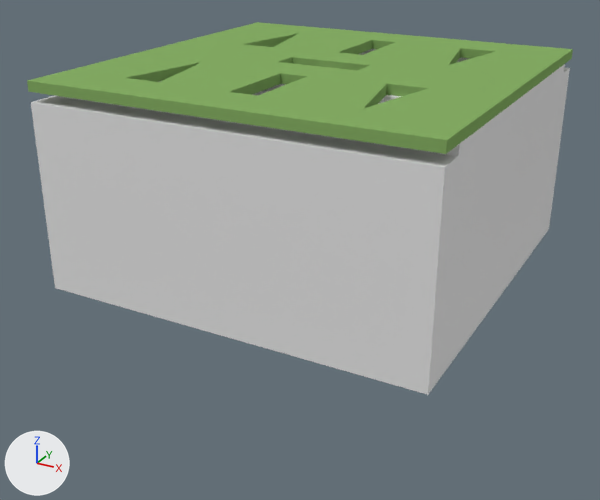
The Blender file domino-modul.blend, before and after one commit.
One viewpoint serves both versions: a camera (50 mm lens) standing at (38.1, -74.2, 17.3) and looking at (-1.2, -2.7, -18.5). Every picture has the same lights, and +X, +Y and +Z are marked at lower left.

Names of what the first picture shows: 'domino-tile', 'main'.
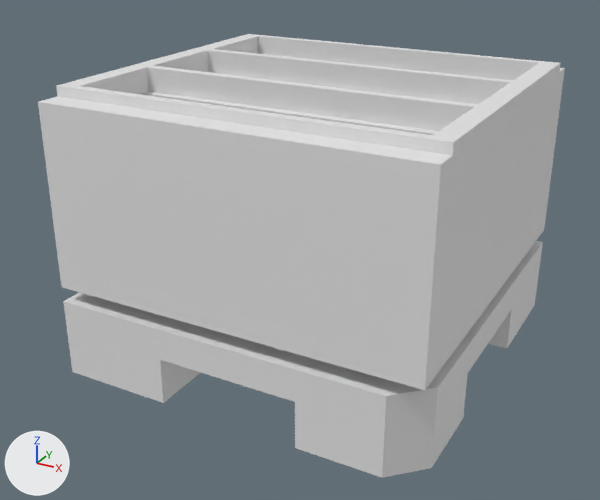
ob_base_hole is not drawn itself; it is used by a modifier of ob_base_cube.
ob_base_cutout is not drawn itself; it is used by a modifier of ob_base_cube.
ob_base_cutout_001 is not drawn itself; it is used by a modifier of ob_base_cube.

What differs and where, as boxes [x1, y1, x2, y2] in the pictures (600 x 500 px; the box of a moved part takes in the faces that stretch with it):
'main', reshaped
    before: [31, 49, 570, 395]
    after: [38, 34, 565, 390]
'domino-tile', hidden (green)
    before: [27, 22, 573, 154]
'base-cube', added
    after: [63, 241, 543, 478]
part 3 of me_cube_002, moved or reshaped
    before: [428, 64, 570, 394]
    after: [425, 63, 565, 390]
part 4 of me_cube_002, moved or reshaped (not visible afterwards)
    before: [564, 67, 569, 72]
part 5 of me_cube_002, moved or reshaped
    before: [54, 95, 459, 156]
    after: [56, 34, 560, 155]
part 6 of me_cube_002, moved or reshaped
    before: [31, 96, 458, 395]
    after: [38, 96, 453, 390]

The edits, one by one:
me_cube_002 has 16 vertices, 10 faces and spans x -20.0..20.0, y -20.0..20.0, z 0.0..20.0.
me_cube_002 is used by ob_main; location (0.0, 0.0, -20.0).
me_cube_002 part 1: all 2 vertices in x 20.0, y 20.0, z 0.0..19.0 are moved by (-0.5, -0.5, 0.0).
me_cube_002 part 2: all 4 vertices in x 20.0, y -17.0..17.0, z 19.0..20.0 are moved by (-0.5, 0.0, 0.0).
me_cube_002 part 3: all 2 vertices in x 20.0, y -20.0, z 0.0..19.0 are moved by (-0.5, 0.5, 0.0).
me_cube_002 part 4: all 2 vertices in x -20.0, y 20.0, z 0.0..19.0 are moved by (0.5, -0.5, 0.0).
me_cube_002 part 5: all 4 vertices in x -20.0, y -17.0..17.0, z 19.0..20.0 are moved by (0.5, 0.0, 0.0).
me_cube_002 part 6: all 2 vertices in x -20.0, y -20.0, z 0.0..19.0 are moved by (0.5, 0.5, 0.0).
Mesh me_cube_005 is new.
It is a box spanning x -0.5..0.5, y -0.5..0.5, z -0.5..0.5.
Mesh me_cube_004 is new.
It is a box spanning x -0.486..0.486, y -0.5..0.5, z -0.5..0.5.
Mesh me_cube_003 is new.
It has 16 vertices, 10 faces and spans x -0.5..0.5, y -0.5..0.5, z -0.5..0.5.
Mesh me_cube is new.
It is a box spanning x -0.5..0.5, y -0.5..0.5, z -0.5..0.34.
Object 'domino-tile' (ob_domino_tile) is now hidden.
Object 'm2-melt-insert' (ob_m2_melt_insert) moves from (-14.0, -17.5, -17.5) to (5.0, -17.2, -18.5).
Object 'm2-melt-insert' (ob_m2_melt_insert) is rescaled from (1.0, 1.0, 1.0) to (-1.0, 1.0, 1.0).
Object 'm2-melt-insert.001' (ob_m2_melt_insert_001) is rescaled from (-1.0, 1.0, 1.0) to (1.0, 1.0, 1.0).
Object 'm2-melt-insert.001' (ob_m2_melt_insert_001) moves from (14.0, -17.5, -17.5) to (-17.2, -17.2, -18.5).
Object 'm2-melt-insert.002' (ob_m2_melt_insert_002) moves from (-14.0, 17.5, -17.5) to (-5.0, 17.2, -18.5).
Object 'm2-melt-insert.003' (ob_m2_melt_insert_003) moves from (14.0, 17.5, -17.5) to (17.2, 17.2, -18.5).
Object 'base-cutout.001' (ob_base_cutout_001) is new; it shows me_cube_005.
Its location is (0.0, 0.0, -32.5).
Its rotation in degrees is (0, 0, -90).
Its scale is (45.0, 15.0, 15.0).
It is now shown.
Object 'base-cutout' (ob_base_cutout) is new; it shows me_cube_004.
Its location is (0.0, 0.0, -32.5).
Its scale is (43.2, 15.0, 15.0).
It is now shown.
Object 'base-hole' (ob_base_hole) is new; it shows me_cube_003.
Its location is (0.0, 0.0, -25.0).
Its scale is (25.0, 25.0, 20.0).
It is now shown.
Object 'base-cube' (ob_base_cube) is new; it shows me_cube.
Its location is (0.0, 0.0, -25.0).
Its scale is (39.0, 39.0, 10.0).
It gains a BEVEL modifier named 'Bevel'.
Modifier setting: width = 0.12.
Modifier setting: width_pct = 0.12.
Modifier setting: limit_method = 'WEIGHT'.
Modifier setting: offset_type = 'WIDTH'.
It gains a BOOLEAN modifier named 'Boolean'.
Modifier setting: operand_type = 'COLLECTION'.
It gains a BOOLEAN modifier named 'Boolean.001'.
Modifier setting: operand_type = 'COLLECTION'.
It gains a BOOLEAN modifier named 'Boolean.005'.
Modifier setting: operand_type = 'COLLECTION'.
It gains a BOOLEAN modifier named 'Boolean.002'.
Modifier setting: object = ob_base_hole.
It gains a BOOLEAN modifier named 'Boolean.003'.
Modifier setting: object = ob_base_cutout.
It gains a BOOLEAN modifier named 'Boolean.004'.
Modifier setting: object = ob_base_cutout_001.
